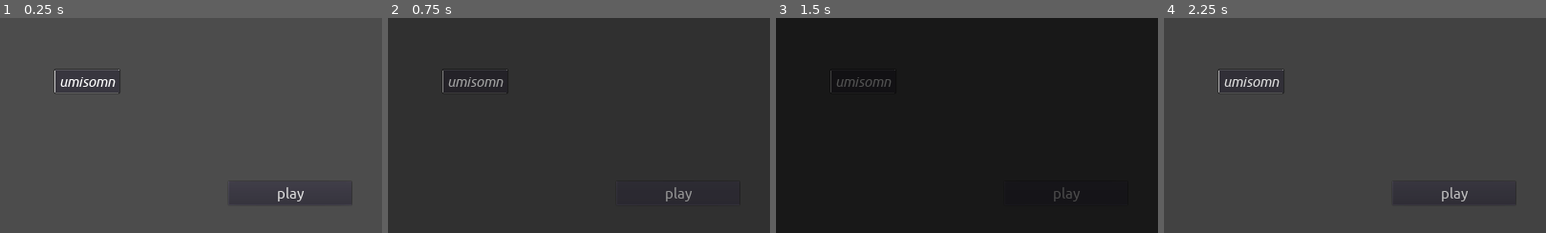
Above: before the commit, frames 1-4 (left to right).
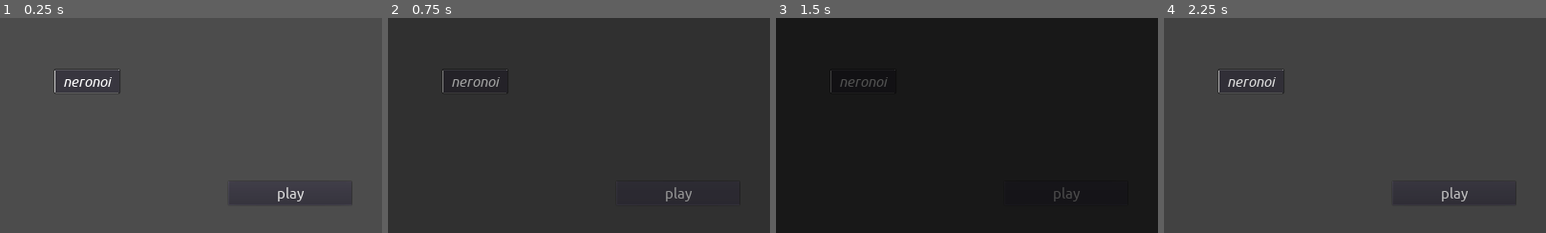
Above: after the commit, the same moments.

Repository: Ainlid/dreamscapexplorer
Game: Godot game, scene res://scenes/main_menu.tscn
Same seed, same stepped clock (60 frames per second), same inputs: the game is played once before the commit and once after it.
Inputs (mouse positions are % of the whole screen's width and height, from its top left):
- Up to frame 1 (0.25 s): no input
- Up to frame 2 (0.75 s): click "play" at 0.5 s
- Up to frame 3 (1.5 s): click "play" at 1.25 s
- Up to frame 4 (2.25 s): move the mouse to (72, 45) at 2.02 s; hold D (move_right) from 2.03 s (still down); hold Shift (run) from 2.03 s (still down)
The pictures show only the part of the screen within x 0-50%, y 0-50%; the shares and areas given below are measured in that part.

The runs differ from the first frame. In frame 1, 0.3% of the frame differs, in the area x 15-31%, y 27-32%; in frame 2, 0.2%; in frame 3, 0.2%; in frame 4, 0.3%.

Commit message:
new name

Diff:
--- a/source/project.godot
+++ b/source/project.godot
@@ -14,7 +14,7 @@
 
 [application]
 
-config/name="umisomn"
+config/name="neronoi"
 config/description="basic but hopefully helpful"
 run/main_scene="res://scenes/main_menu.tscn"
 config/icon="res://icon.png"
--- a/source/scenes/main_menu.tscn
+++ b/source/scenes/main_menu.tscn
@@ -19,7 +19,7 @@
 margin_bottom = 188.0
 custom_styles/normal = ExtResource( 1 )
 custom_fonts/font = ExtResource( 6 )
-text = "umisomn"
+text = "neronoi"
 align = 1
 valign = 1
 __meta__ = {
Not shown, changed: concept.txt
